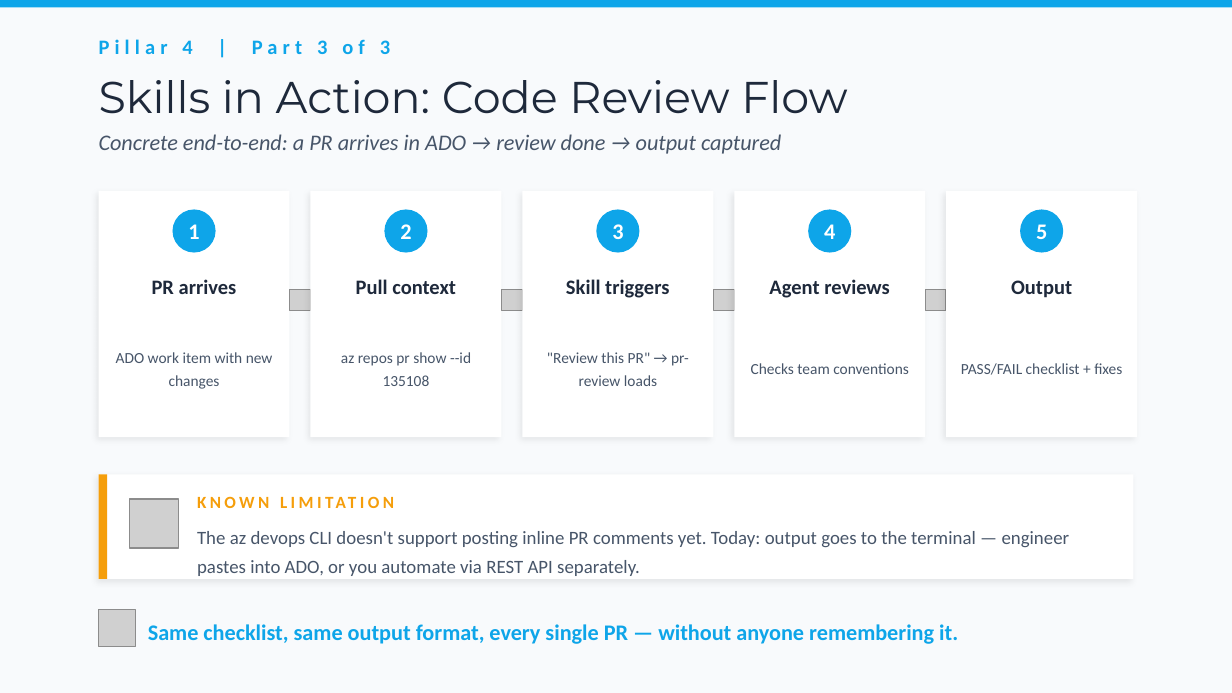
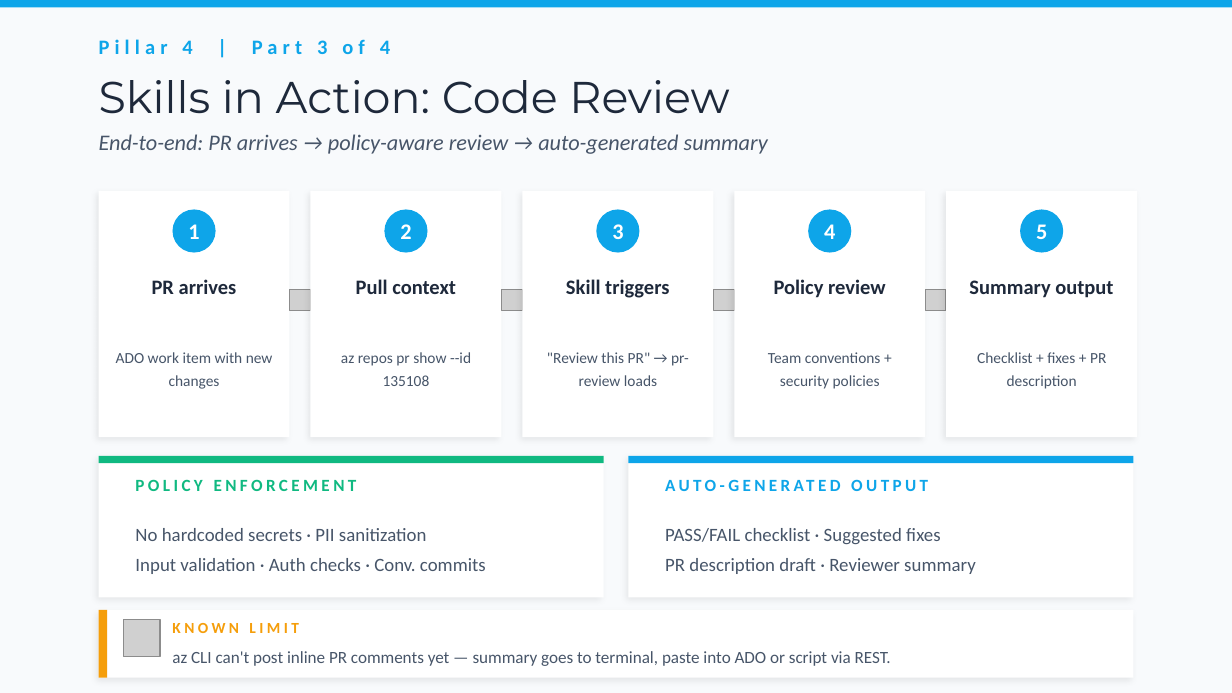
Before and after one commit to bubuding0809/copilot-cli-for-beginners, a slide deck: slide 13 of WORKSHOP-PRESENTATION.pptx (slide 12 before the commit). Drawn at 1232x693 pixels with LibreOffice and Linux fonts; fonts in the diff are those of the drawing; grey boxes stand for pictures. Boxes give left, top, right and bottom in pixels: in the first picture for what was removed or moved away, otherwise in the second. Text is boxed around its words. In the diff, an @@ line names an element or a change of style, - is before the commit and + after.

```diff
--- a/WORKSHOP-PRESENTATION.pptx
+++ b/WORKSHOP-PRESENTATION.pptx
@@ text at box(99, 39, 390, 54): text changed @@
-Pillar 4 | Part 3 of 3
+Pillar 4 | Part 3 of 4
@@ text at box(99, 80, 729, 114): text changed @@
-Skills in Action: Code Review Flow
+Skills in Action: Code Review
@@ text at box(99, 134, 768, 154): text changed @@
-Concrete end-to-end: a PR arrives in ADO → review done → output captured
+End-to-end: PR arrives → policy-aware review → auto-generated summary
@@ text at box(774, 279, 886, 298): text changed @@
-Agent reviews
+Policy review
@@ text at box(969, 280, 1113, 298): text changed @@
-Output
+Summary output
@@ text at box(768, 352, 881, 389): text changed @@
-Checks team conventions
+Team conventions + security policies
@@ text at box(977, 352, 1106, 389): text changed @@
-PASS/FAIL checklist + fixes
+Checklist + fixes + PR description
@@ rectangle: place and size @@
-rectangle at box(99, 474, 1133, 579)
+rectangle at box(99, 456, 604, 598)
@@ rectangle added at box(99, 456, 604, 463), fill #10B981 @@
@@ text added at box(135, 479, 357, 491), 10 pt, text #10B981, bold @@
+POLICY ENFORCEMENT
@@ rectangle added at box(628, 456, 1133, 598), fill #FFFFFF @@
@@ rectangle added at box(628, 456, 1133, 463), fill #0EA5E9 @@
@@ text removed at box(197, 487, 813, 517) @@
-KNOWN LIMITATION
@@ text added at box(135, 528, 486, 574), 11 pt, text #475569 @@
+No hardcoded secrets · PII sanitization
+Input validation · Auth checks · Conv. commits
@@ text added at box(665, 528, 976, 574), 11 pt, text #475569 @@
+PASS/FAIL checklist · Suggested fixes
+PR description draft · Reviewer summary
@@ rectangle: place and size @@
-rectangle at box(99, 474, 107, 579)
+rectangle at box(99, 610, 107, 678)
@@ picture removed at box(99, 610, 136, 647) @@
@@ rectangle added at box(99, 610, 1133, 678), fill #FFFFFF @@
@@ picture: place and size @@
-picture at box(129, 499, 179, 548)
+picture at box(123, 620, 160, 657)
@@ text at box(148, 624, 958, 644): text changed; size 13 to 10 pt @@
-Same checklist, same output format, every single PR — without anyone remembering it.
+AUTO-GENERATED OUTPUT
@@ text added at box(172, 623, 299, 633), 9 pt, text #F59E0B, bold @@
+KNOWN LIMIT
@@ text at box(172, 651, 891, 666): text changed; size 11 to 10 pt @@
-The az devops CLI doesn't support posting inline PR comments yet. Today: output goes to the terminal — engineer pastes into ADO, or you automate via REST API separately.
+az CLI can't post inline PR comments yet — summary goes to terminal, paste into ADO or script via REST.
```
Also in this commit, not shown: 6 other slides changed, 2 slides added.
